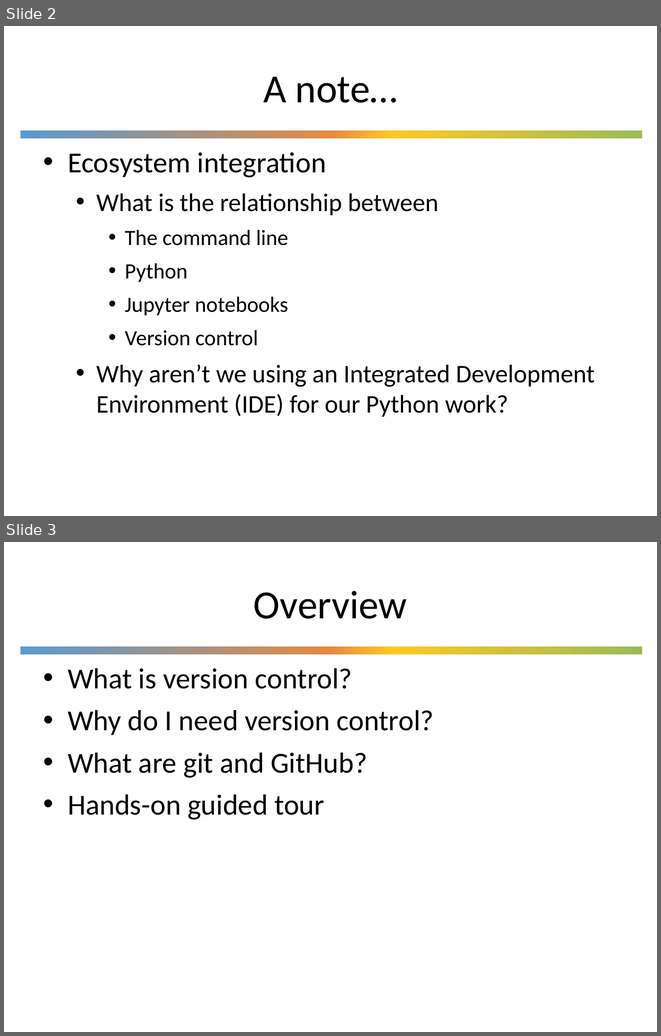
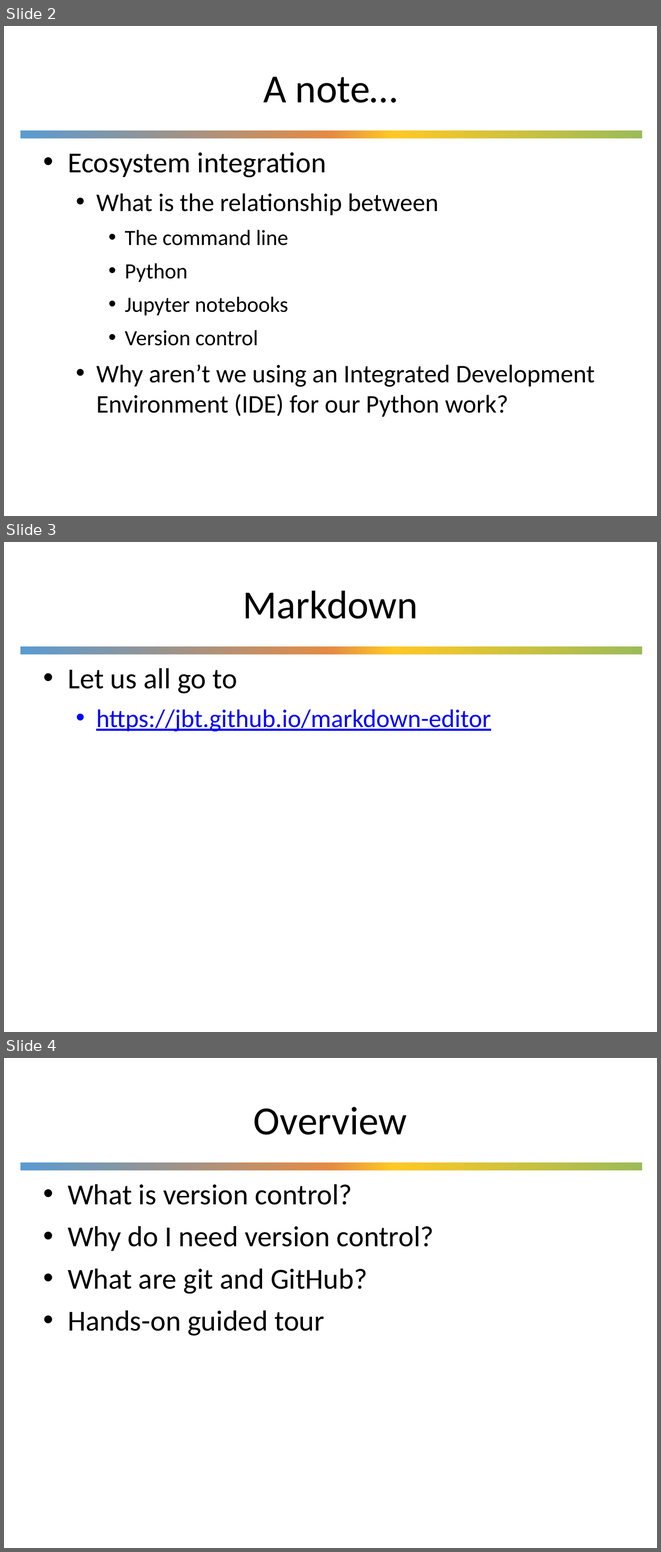
Before and after one commit to UWDIRECT/UWDIRECT.github.io, a slide deck: SEDS_content/03.Version_Control_p1.pptx. Shown one above the other, each under a label of ours: slides 2 and 3 before the commit, slides 2, 3 and 4 after it. The pictures are 661x1036 and 661x1552 pixels, drawn with LibreOffice and Linux fonts; fonts in the diff are those of the drawing; background and template pictures are left out. Boxes give left, top, right and bottom in pixels: in the first picture for what was removed or moved away, otherwise in the second. Text is boxed around its words. In the diff, an @@ line names an element or a change of style, - is before the commit and + after.

Commit message:
improvements based on office hours feedback of both classes

```diff
--- a/SEDS_content/03.Version_Control_p1.pptx
+++ b/SEDS_content/03.Version_Control_p1.pptx
@@ slide 3 added at [4,542,657,1032], background #FFFFFF; not listed: 1 template element that a slide beside it also shows @@
@@ title added at [242,590,418,619], 44 pt, text #000000 @@
+Markdown
@@ text added at [68,668,491,732], 28 pt, text #0000FF, underline @@
+• Let us all go to
+  • https://jbt.github.io/markdown-editor
@@ what was slide 3 is now slide 4 @@
```
